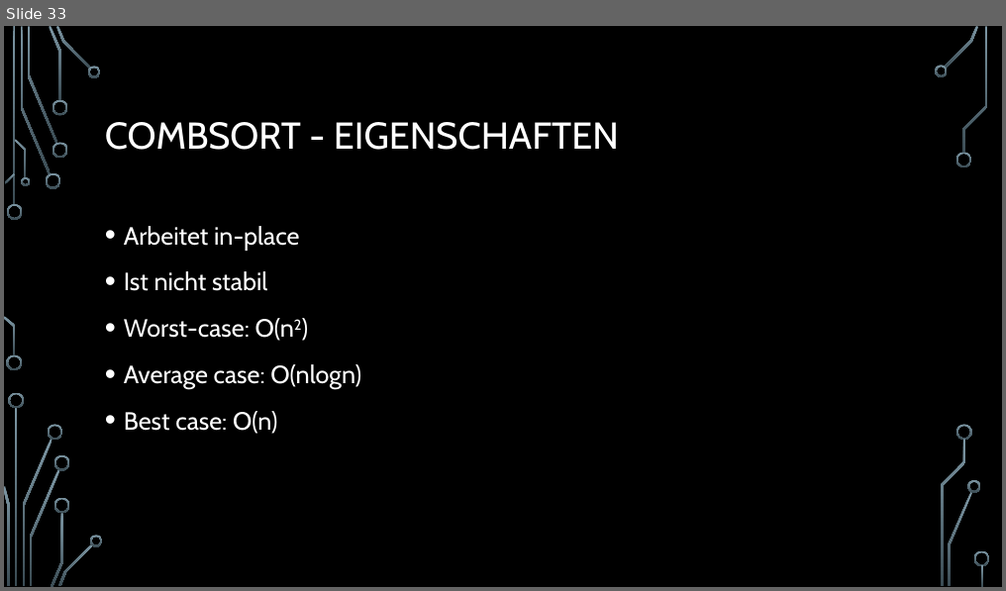
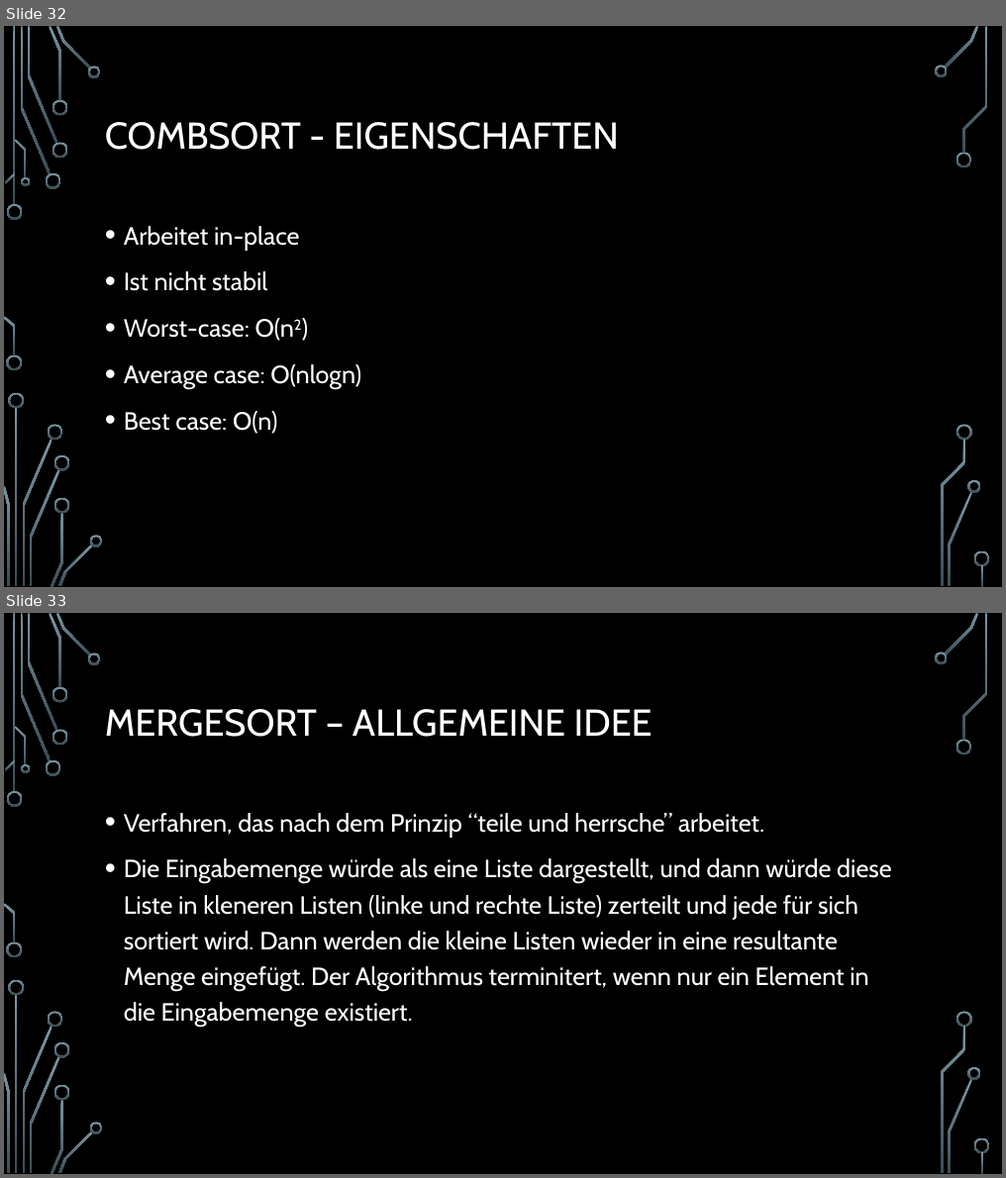
Before and after one commit to d-petrov/SortingAlgorithms, a slide deck: docs/sorting algorithms - presentation/Sortierverfahren.pptx. Shown one above the other, each under a label of ours: slide 33 before the commit, slides 32 and 33 after it. The pictures are 1006x591 and 1006x1178 pixels, drawn with LibreOffice and Linux fonts; fonts in the diff are those of the drawing; background and template pictures are left out. Boxes give left, top, right and bottom in pixels: in the first picture for what was removed or moved away, otherwise in the second. Text is boxed around its words. In the diff, an @@ line names an element or a change of style, - is before the commit and + after.

Commit message:
Added Mergesort to documentation

```diff
--- a/docs/sorting algorithms - presentation/Sortierverfahren.pptx
+++ b/docs/sorting algorithms - presentation/Sortierverfahren.pptx
@@ slide 33 added at [4, 613, 1002, 1174], background picture (left out); not listed: 36 template elements that a slide beside it also shows @@
@@ title added at [105, 709, 652, 737], 36 pt, text #FFFFFF @@
+MERGESORT – ALLGEMEINE IDEE
@@ text added at [124, 813, 892, 1028], 24 pt, text #FFFFFF @@
+• Verfahren, das nach dem Prinzip “teile und herrsche” arbeitet.
+• Die Eingabemenge würde als eine Liste dargestellt, und dann würde diese Liste in kleneren Listen (linke und rechte Liste) zerteilt und jede für sich sortiert wird. Dann werden die kleine Listen wieder in eine resultante Menge eingefügt. Der Algorithmus terminitert, wenn nur ein Element in die Eingabemenge existiert.
@@ what was slide 33 is now slide 32 @@
```
Also in this commit, not shown: 1 slide changed, 2 other slides added, 1 slide removed, 4 other files.
